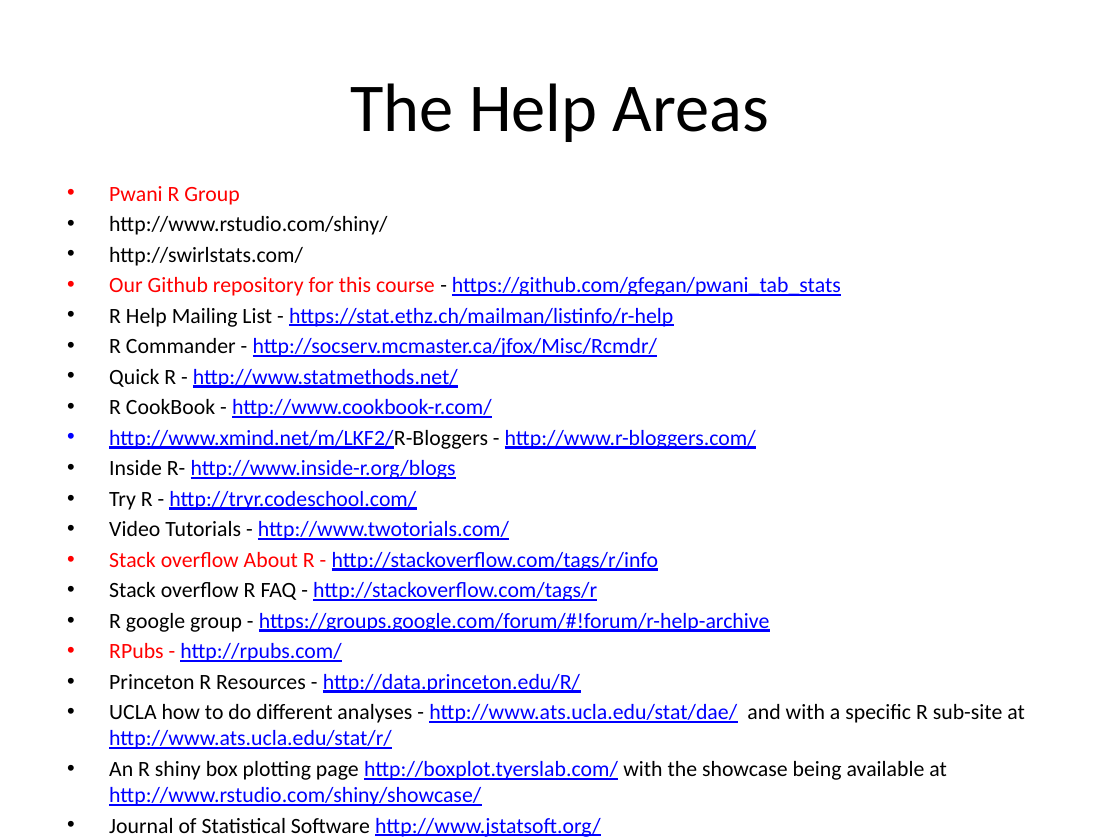
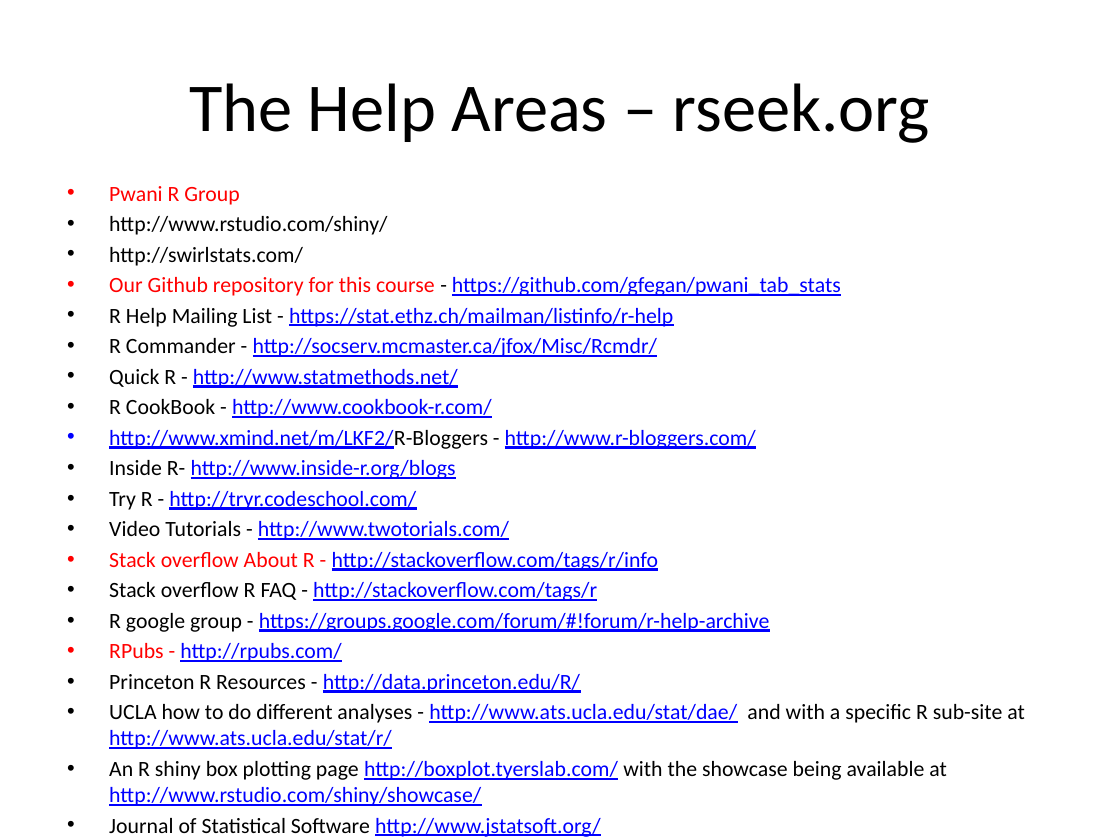
Before and after one commit to ojal/PwaniR_Training_2015, a slide deck: slide 7 of Week2/day5/presentation/Help Areas.pptx. Drawn at 1120x840 pixels with LibreOffice and Linux fonts; fonts in the diff are those of the drawing. Boxes give left, top, right and bottom in pixels: in the first picture for what was removed or moved away, otherwise in the second. Text is boxed around its words. In the diff, an @@ line names an element or a change of style, - is before the commit and + after.

```diff
--- a/Week2/day5/presentation/Help Areas.pptx
+++ b/Week2/day5/presentation/Help Areas.pptx
@@ title at [189, 83, 930, 143]: text changed @@
-The Help Areas
+The Help Areas – rseek.org
```
Also in this commit, not shown: 7 other files.
